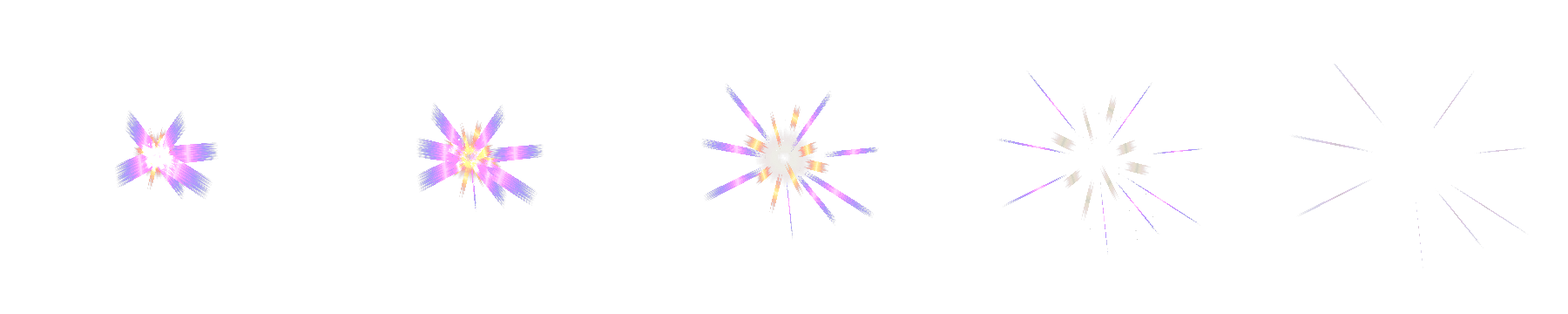
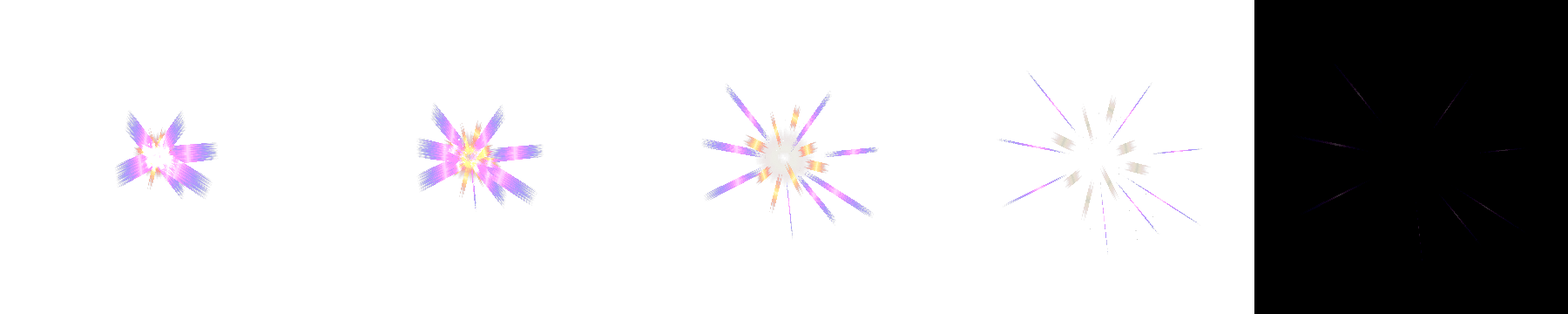
Revision of a layered 1568 x 314 image; what changed, layer by layer:
added layer "Layer 11" above "Layer 10" over box(1254, 0, 1568, 314)
